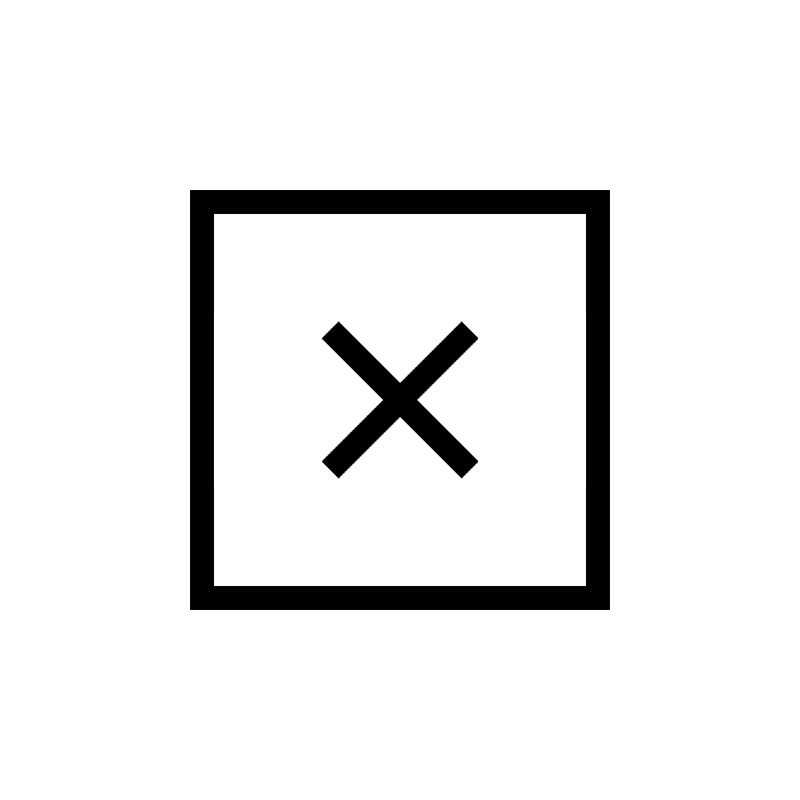
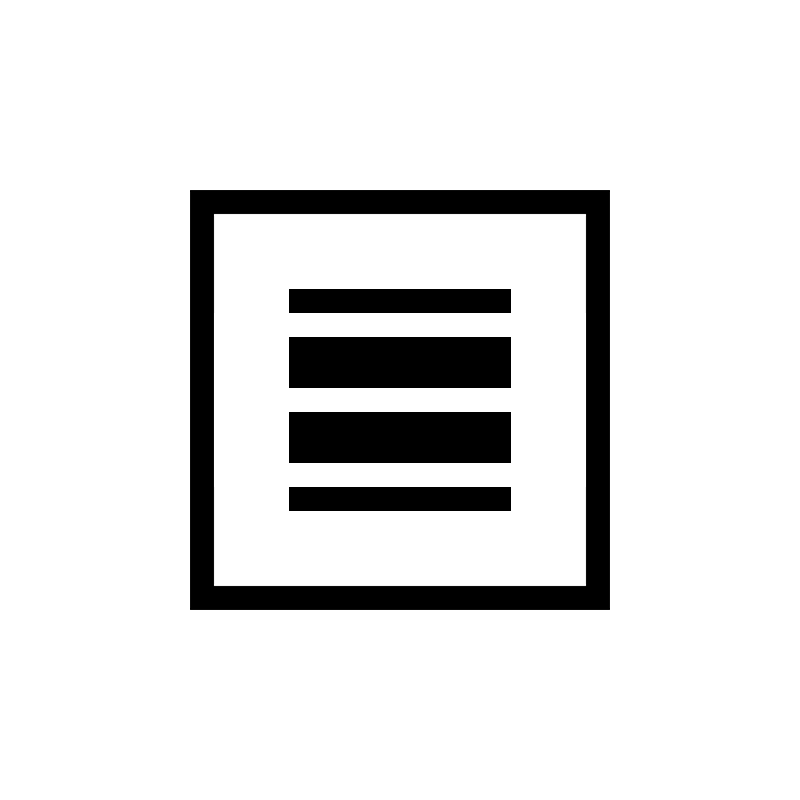
Revision of a layered 800px x 800px image; what changed, layer by layer:
hid group "system" (5 layers) over left=321, top=289, right=478, bottom=479
moved "Layer 24 copy" (2nd of 2, in "system" › "Group 1") into group "Group 1" over left=322, top=321, right=478, bottom=479
moved "Layer 24" (2nd of 2, in "system" › "Group 1") into group "Group 1" over left=322, top=321, right=478, bottom=479
showed group "Rounding" (2 layers) over left=289, top=289, right=511, bottom=511
showed "Layer 22", painted on it over left=289, top=289, right=511, bottom=511
